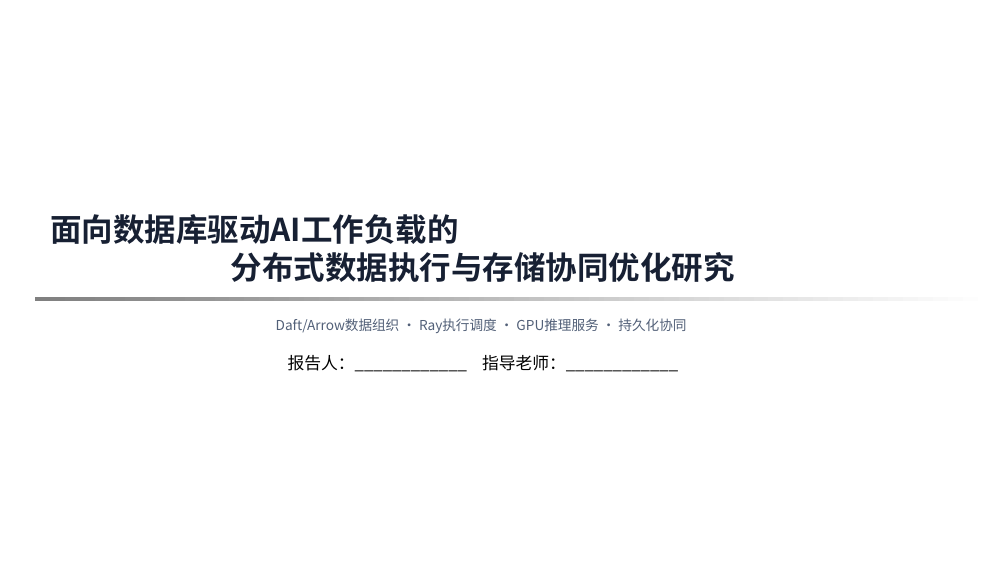
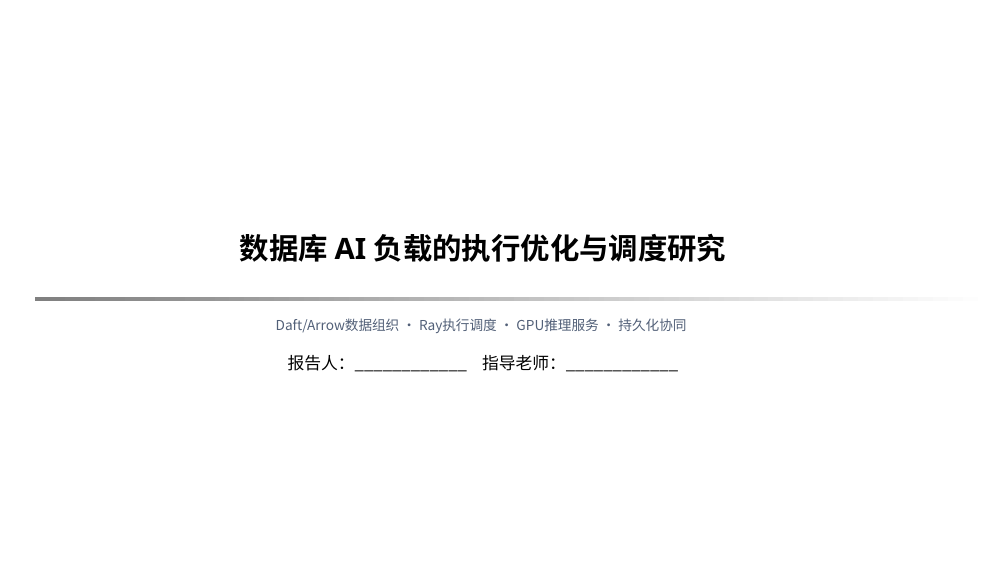
Before and after one commit to 3444374/ai-operator-execution-optimization, a slide deck: slide 1 of opening/slides/opening_defense_20260720_v5.pptx. Drawn at 1008x567 pixels with LibreOffice and Linux fonts; fonts in the diff are those of the drawing; background and template pictures are left out. Boxes give left, top, right and bottom in pixels: in the first picture for what was removed or moved away, otherwise in the second. Text is boxed around its words. In the diff, an @@ line names an element or a change of style, - is before the commit and + after.

```diff
--- a/opening/slides/opening_defense_20260720_v5.pptx
+++ b/opening/slides/opening_defense_20260720_v5.pptx
@@ title at (x1=240, y1=234, x2=726, y2=262): text changed; size 30 to 28 pt; font Noto Sans CJK SC to Noto Sans; text colour #172033 to #000000 @@
-面向数据库驱动AI工作负载的
-分布式数据执行与存储协同优化研究
+数据库 AI 负载的执行优化与调度研究
```
Also in this commit, not shown: 10 other slides changed, 3 slides added, 29 other files.
